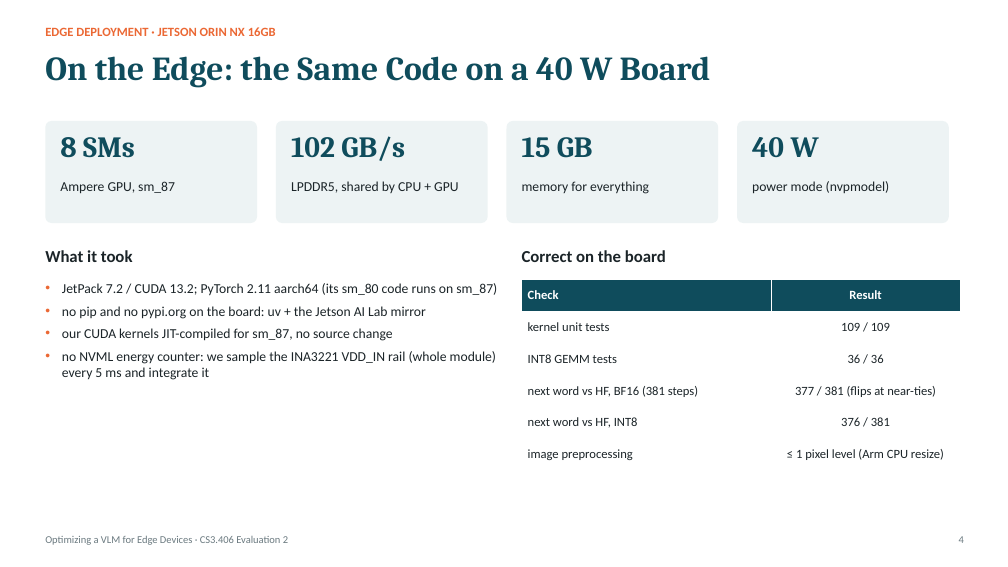
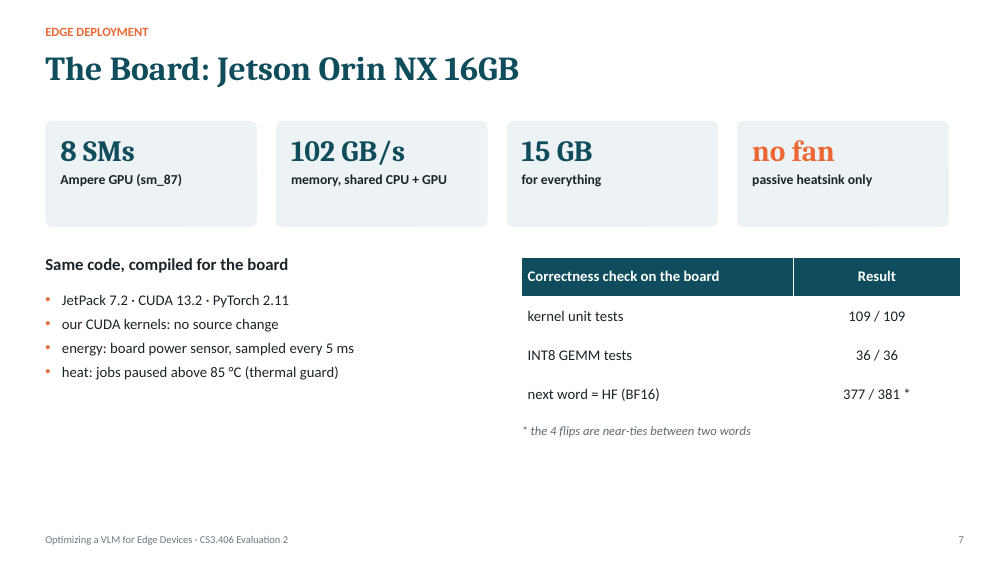
Before and after one commit to jainilbavishi24/LFM2.5-VL-Optimization, a slide deck: slide 7 of presentations/eval2/PAA_Eval2_Working_Prototype.pptx (slide 4 before the commit). Drawn at 1008x567 pixels with LibreOffice and Linux fonts; fonts in the diff are those of the drawing. Boxes give left, top, right and bottom in pixels: in the first picture for what was removed or moved away, otherwise in the second. Text is boxed around its words. In the diff, an @@ line names an element or a change of style, - is before the commit and + after.

Commit message:
deck: rework for readability, jetson results, one quant table

```diff
--- a/presentations/eval2/PAA_Eval2_Working_Prototype.pptx
+++ b/presentations/eval2/PAA_Eval2_Working_Prototype.pptx
@@ text at [45,27,148,36]: text changed @@
-EDGE DEPLOYMENT · JETSON ORIN NX 16GB
+EDGE DEPLOYMENT
@@ text at [45,56,519,87]: text changed @@
-On the Edge: the Same Code on a 40 W Board
+The Board: Jetson Orin NX 16GB
@@ rounded rectangle: place and size @@
-rounded rectangle at [45,121,257,223]
+rounded rectangle at [45,121,257,227]
@@ text "8 SMs": place and size @@
-text "8 SMs" at [60,137,135,158]
+text "8 SMs" at [60,141,135,162]
@@ rounded rectangle: place and size @@
-rounded rectangle at [276,121,488,223]
+rounded rectangle at [276,121,488,227]
@@ text "102 GB/s": place and size @@
-text "102 GB/s" at [291,136,405,161]
+text "102 GB/s" at [291,140,405,165]
@@ rounded rectangle: place and size @@
-rounded rectangle at [507,121,718,223]
+rounded rectangle at [507,121,718,227]
@@ text "15 GB": place and size @@
-text "15 GB" at [522,137,593,158]
+text "15 GB" at [522,141,593,162]
@@ rounded rectangle: place and size @@
-rounded rectangle at [737,121,949,223]
+rounded rectangle at [737,121,949,227]
@@ text at [752,140,835,161]: text changed; text colour #0F4C5C to #EB6834 @@
-40 W
+no fan
@@ text at [60,174,182,186]: text changed; bold on @@
-Ampere GPU, sm_87
+Ampere GPU (sm_87)
@@ text at [291,174,447,186]: text changed; bold on @@
-LPDDR5, shared by CPU + GPU
+memory, shared CPU + GPU
@@ text at [522,174,601,187]: text changed; bold on @@
-memory for everything
+for everything
@@ text at [752,174,872,186]: text changed; bold on @@
-power mode (nvpmodel)
+passive heatsink only
@@ text at [45,258,288,273]: text changed @@
-What it took
+Same code, compiled for the board
@@ table at [522,257,960,414] @@
-row 1, column 1: Check
+row 1, column 1: Correctness check on the board
-row 4: next word vs HF, BF16 (381 steps) | 377 / 381 (flips at near-ties)
-row 5: next word vs HF, INT8 | 376 / 381
-row 6: image preprocessing | ≤ 1 pixel level (Arm CPU resize)
+row 4: next word = HF (BF16) | 377 / 381 *
@@ table: place and size @@
-table at [522,280,960,470]
+table at [522,257,960,414]
@@ text removed at [522,250,666,262] @@
-Correct on the board
@@ text at [62,294,355,380]: text changed; size 13 to 14 pt @@
-• JetPack 7.2 / CUDA 13.2; PyTorch 2.11 aarch64 (its sm_80 code runs on sm_87)
-• no pip and no pypi.org on the board: uv + the Jetson AI Lab mirror
-• our CUDA kernels JIT-compiled for sm_87, no source change
-• no NVML energy counter: we sample the INA3221 VDD_IN rail (whole module) every 5 ms and integrate it
+• JetPack 7.2 · CUDA 13.2 · PyTorch 2.11
+• our CUDA kernels: no source change
+• energy: board power sensor, sampled every 5 ms
+• heat: jobs paused above 85 °C (thermal guard)
@@ text added at [531,426,751,437], 12 pt, text #5C6B73, italic @@
+* the 4 flips are near-ties between two words
@@ text at [959,536,964,543]: text changed @@
-4
+7
```
Also in this commit, not shown: 12 other slides changed, 3 slides added, 2 slides removed, 2 other files.
